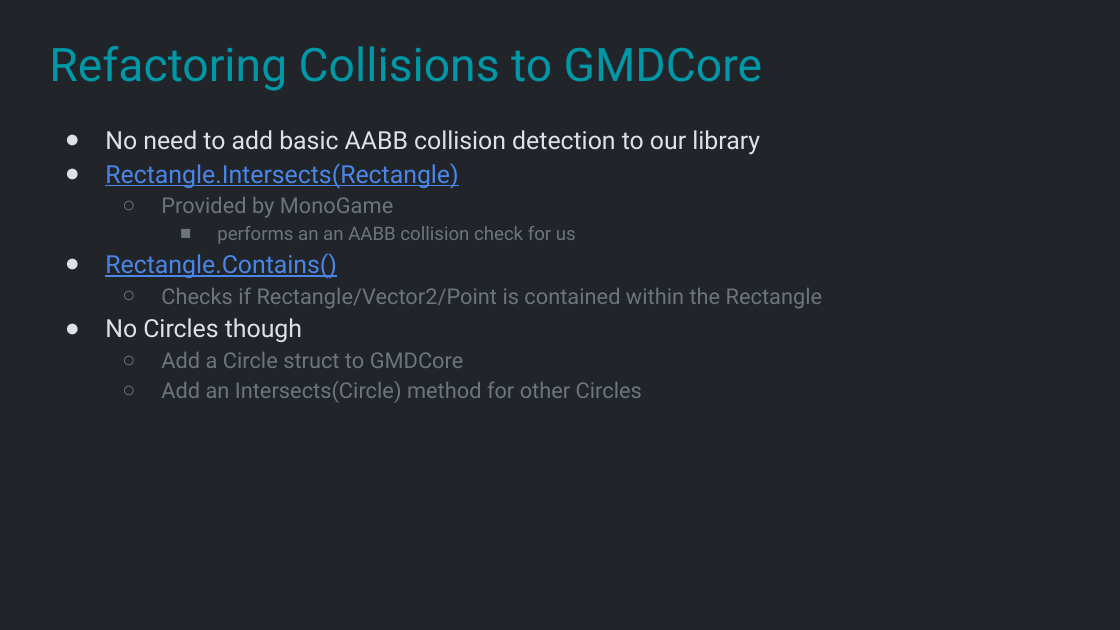
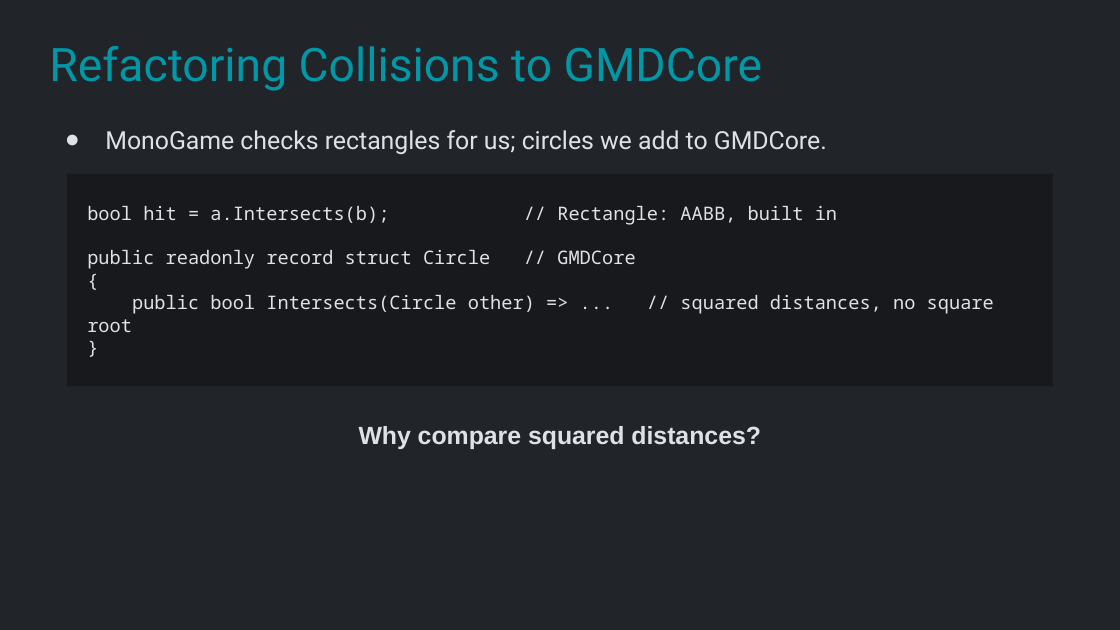
Before and after one commit to Metamate/gar, a slide deck: slide 28 of slides/03 Snake.pptx. Drawn at 1120x630 pixels with LibreOffice and Linux fonts; fonts in the diff are those of the drawing. Boxes give left, top, right and bottom in pixels: in the first picture for what was removed or moved away, otherwise in the second. Text is boxed around its words. In the diff, an @@ line names an element or a change of style, - is before the commit and + after.

```diff
--- a/slides/03 Snake.pptx
+++ b/slides/03 Snake.pptx
@@ text at <box>105,130,827,154</box>: text changed; size 14 to 16 pt; text colour #6C757D to #DEE2E6 @@
-● No need to add basic AABB collision detection to our library
-● Rectangle.Intersects(Rectangle)
-  ○ Provided by MonoGame
-    ■ performs an an AABB collision check for us
-● Rectangle.Contains()
-  ○ Checks if Rectangle/Vector2/Point is contained within the Rectangle
-● No Circles though
-  ○ Add a Circle struct to GMDCore
-  ○ Add an Intersects(Circle) method for other Circles
+● MonoGame checks rectangles for us; circles we add to GMDCore.
@@ rectangle added at <box>67,174,1053,386</box>, fill #17191C, 12 pt, text #DEE2E6 @@
+bool hit = a.Intersects(b); // Rectangle: AABB, built in
+public readonly record struct Circle // GMDCore
+{
+public bool Intersects(Circle other) => ... // squared distances, no square root
+}
@@ text added at <box>359,426,761,449</box>, 16 pt, text #DEE2E6, bold @@
+Why compare squared distances?
```
Also in this commit, not shown: 3 other slides changed, 2 slides added, 1 slide removed.
